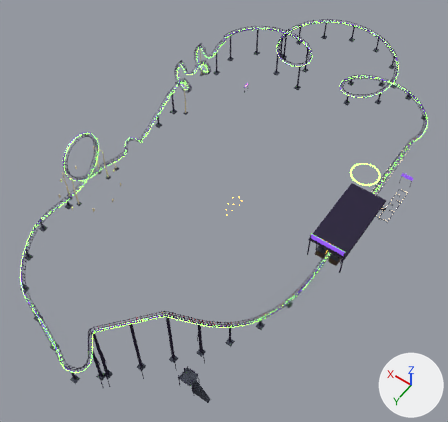
Renders of the glTF model model/roller_coaster/roller_coaster.glb from each side of a commit.
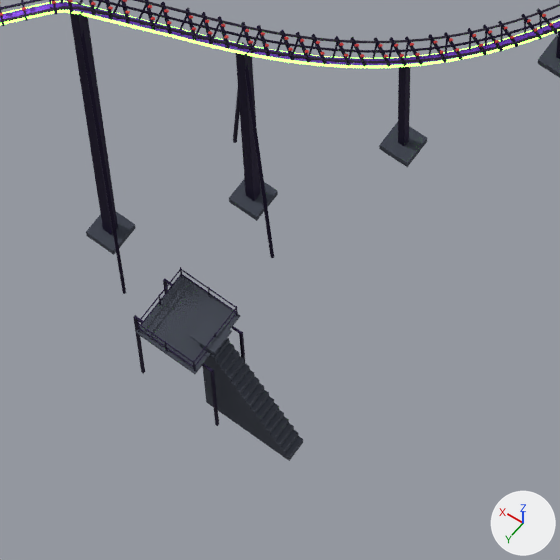
There are two pictures of each version: one whole from a 50 mm lens placed at (-21.8, 161.9, 147.2), pointed at (45.0, 68.6, 0.4), one close up on the part from 34% to 58% of the width and 75% to 100% of the height. The axes (+X, +Y, +Z) are drawn at lower right. The lights are the same throughout. The older version's two pictures come first. Where no turn or scale is listed for an object, it has been applied to the vertices. Vertices at exactly the same position are counted once.

Names of what the first close-up shows: 'NL_PlatTop', 'NL_Track_column', 'NL_Track_foot', 'NL_Track_phos', 'NL_Track_rail', 'NL_Track_spine', 'NL_Track_steel' and 1 more.
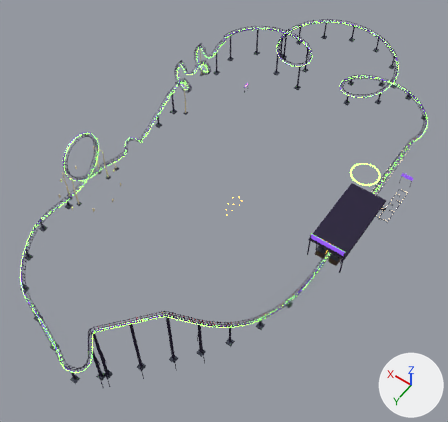
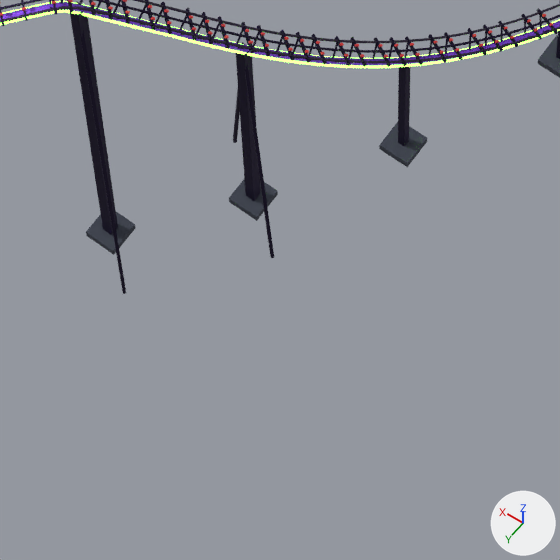
What the commit changed:
me_nl_plattop is used by ob_nl_plattop; location (0.0, 0.0, 0.0).
me_nl_plattop had 154 vertices, 264 faces and spanned x 8.0..21.7, y 44.0..119.7, z 0.0..7.3.
me_nl_plattop now has 16 vertices, 24 faces and spans x 8.0..15.0, y 44.0..66.0, z 2.3..2.4.
me_nl_plattop part 1: 9 loose pieces with 138 vertices, spanning x 14.0..21.7, y 116.3..119.7, z 0.0..7.3, are deleted.
me_nl_track_column is used by ob_nl_track_column; location (0.0, 0.0, 0.0).
me_nl_track_column had 1160 vertices, 1740 faces and spanned x 3.0..85.0, y -28.0..133.0, z 0.0..23.0.
me_nl_track_column now has 1064 vertices, 1596 faces and spans x 3.0..85.0, y -28.0..133.0, z 0.0..23.0.
me_nl_track_column part 2: 12 loose pieces with 96 vertices, spanning x 18.0..22.0, y 116.0..120.0, z 0.0..8.0, are deleted.
me_nl_track_steel is used by ob_nl_track_steel; location (0.0, 0.0, 0.0).
me_nl_track_steel had 12940 vertices, 19820 faces and spanned x 3.0..89.0, y -28.0..133.0, z 0.0..24.0.
me_nl_track_steel now has 12860 vertices, 19700 faces and spans x 3.0..89.0, y -28.0..133.0, z 0.0..24.0.
me_nl_track_steel part 3: 10 loose pieces with 80 vertices, spanning x 18.0..22.0, y 116.0..120.0, z 6.0..7.0, are deleted.

What differs and where, as boxes [x1, y1, x2, y2] in the close-ups (560 x 560 px):
'NL_PlatTop', reshaped (not visible afterwards): before [136, 276, 303, 461]
'NL_Track_column', reshaped: before [70, 2, 560, 426]; after [70, 2, 560, 294]
'NL_Track_steel', reshaped: before [0, 0, 560, 371]; after [0, 0, 560, 67]
part 2 of me_nl_track_column, deleted: before [133, 267, 245, 426]
part 3 of me_nl_track_steel, deleted: before [135, 269, 241, 371]
